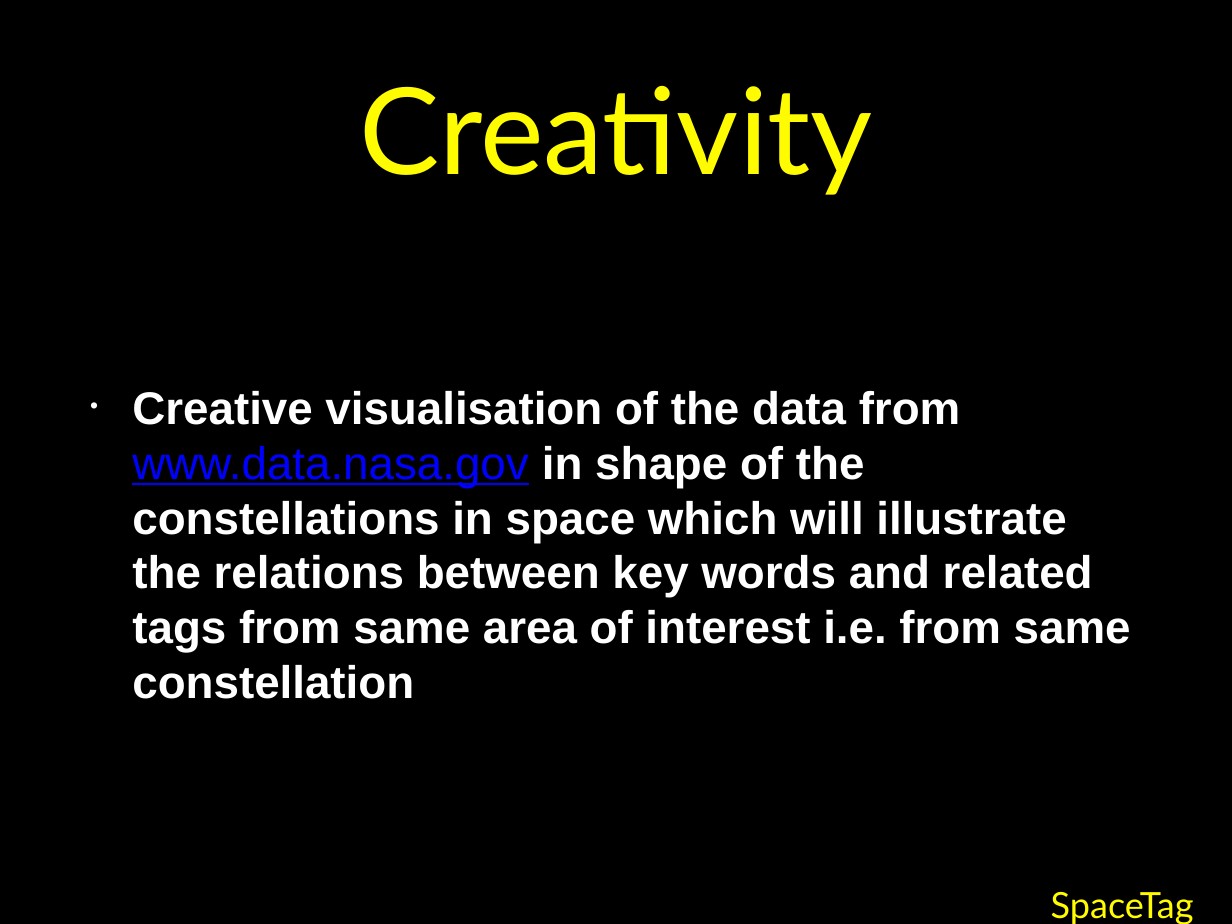
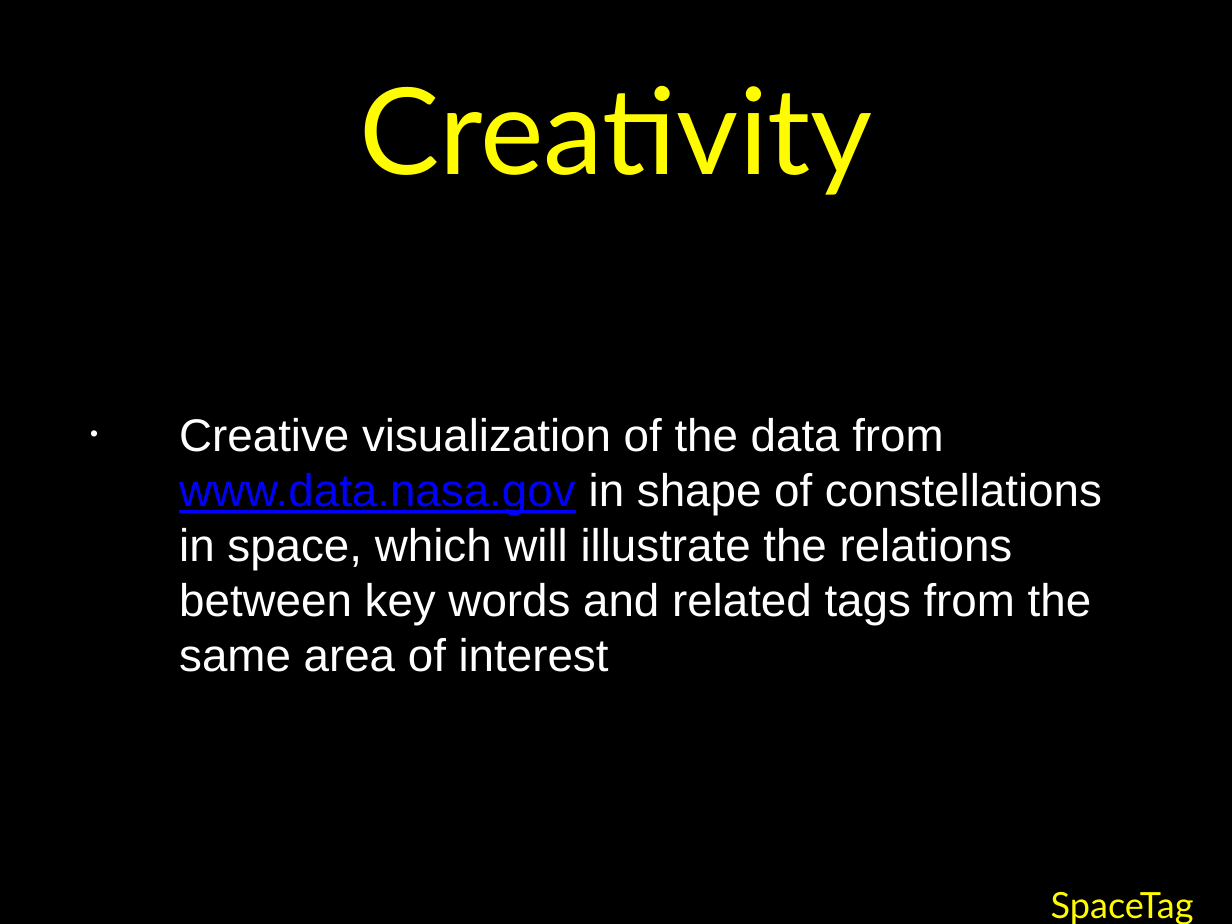
Before and after one commit to jonroberts/nasaMining, a slide deck: slide 7 of SpaceTag.pptx (slide 3 before the commit). Drawn at 1232x924 pixels with LibreOffice and Linux fonts; fonts in the diff are those of the drawing. Boxes give left, top, right and bottom in pixels: in the first picture for what was removed or moved away, otherwise in the second. Text is boxed around its words. In the diff, an @@ line names an element or a change of style, - is before the commit and + after.

```diff
--- a/SpaceTag.pptx
+++ b/SpaceTag.pptx
@@ text at (179,418,1102,672): text changed; bold off @@
-• Creative visualisation of the data from www.data.nasa.gov in shape of the constellations in space which will illustrate the relations between key words and related tags from same area of interest i.e. from same constellation
+• Creative visualization of the data from www.data.nasa.gov in shape of constellations in space, which will illustrate the relations between key words and related tags from the same area of interest
```
Also in this commit, not shown: 3 other slides changed, 4 slides added, 37 other files.
